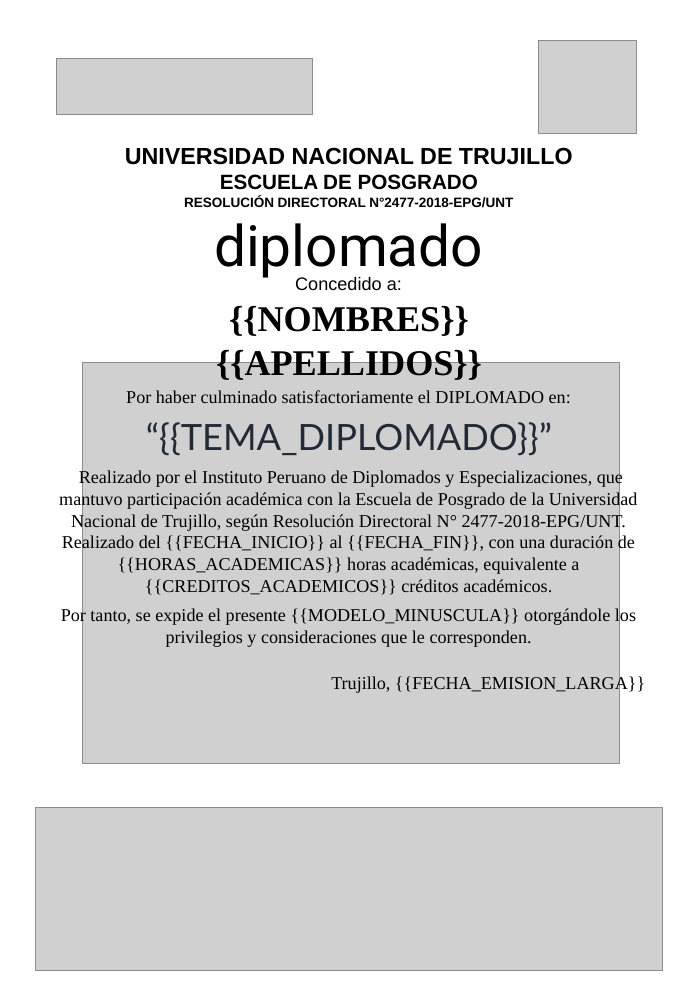
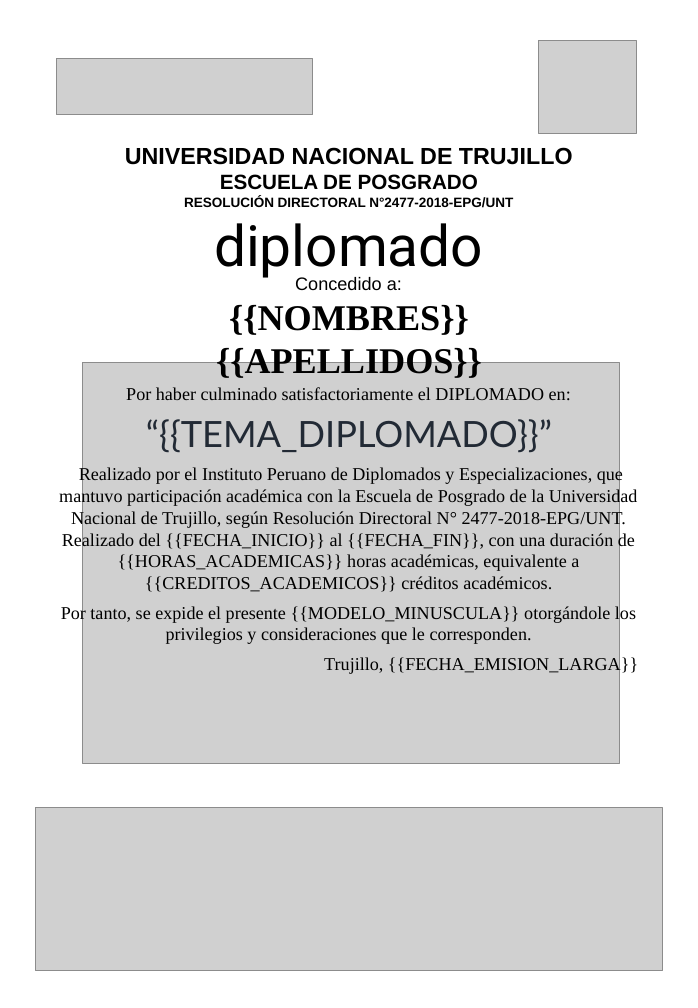
Before and after one commit to CuevaBenjamin-dev/ipde_backend_certificados_automatition, a slide deck: slide 1 of app/templates/universidad_2qrs/plantilla_diplomado.pptx. Drawn at 698x1008 pixels with LibreOffice and Linux fonts; fonts in the diff are those of the drawing; grey boxes stand for pictures; background and template pictures are left out. Boxes give left, top, right and bottom in pixels: in the first picture for what was removed or moved away, otherwise in the second. Text is boxed around its words. In the diff, an @@ line names an element or a change of style, - is before the commit and + after.

```diff
--- a/app/templates/universidad_2qrs/plantilla_diplomado.pptx
+++ b/app/templates/universidad_2qrs/plantilla_diplomado.pptx
@@ text at (x1=324, y1=656, x2=638, y2=674): paragraph added @@
+Trujillo, {{FECHA_EMISION_LARGA}}
@@ text removed at (x1=331, y1=675, x2=645, y2=693) @@
-Trujillo, {{FECHA_EMISION_LARGA}}
```
Also in this commit, not shown: 1 other slide changed, 20 other files.
